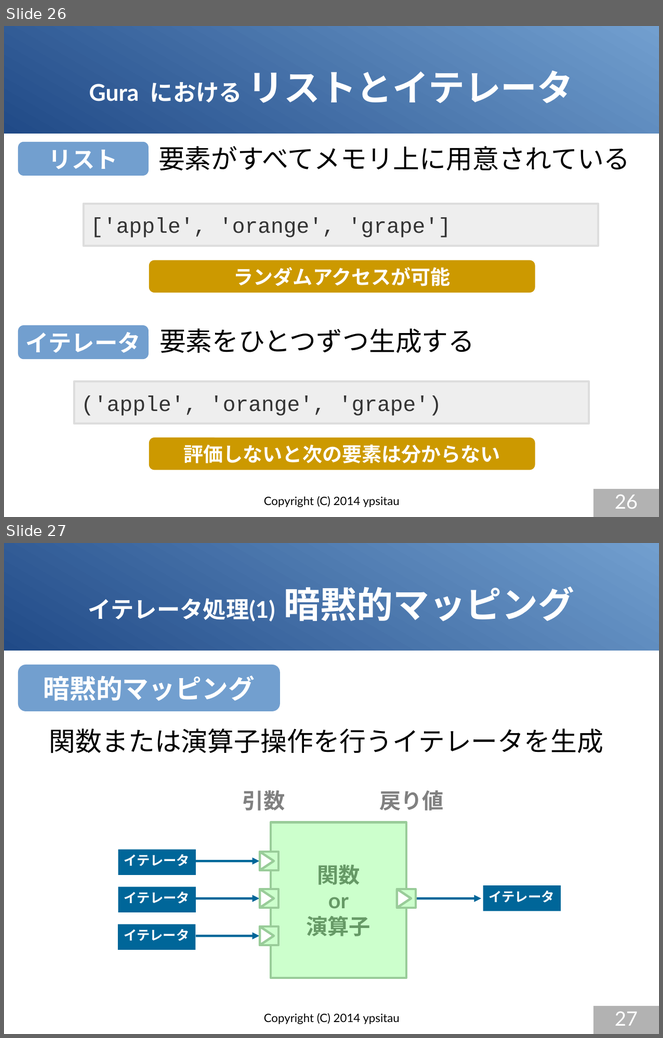
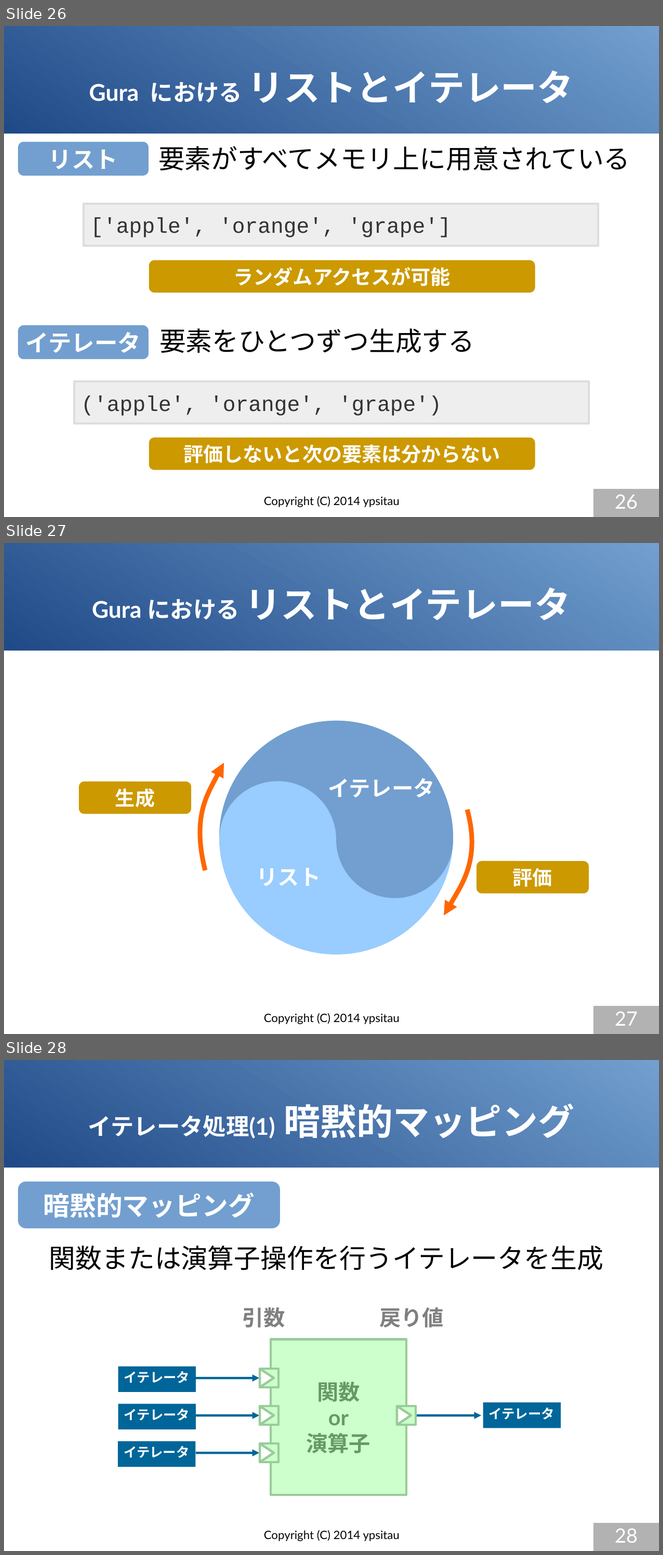
Before and after one commit to gura-lang/gura-doc, a slide deck: presentation/gura-introduction.odp. Shown one above the other, each under a label of ours: slides 26 and 27 before the commit, slides 26, 27 and 28 after it. The pictures are 663x1038 and 663x1555 pixels, drawn with LibreOffice and Linux fonts; fonts in the diff are those of the drawing. Boxes give left, top, right and bottom in pixels: in the first picture for what was removed or moved away, otherwise in the second. Text is boxed around its words. In the diff, an @@ line names an element or a change of style, - is before the commit and + after.

Commit message:
updated presentation

```diff
--- a/presentation/gura-introduction.odp
+++ b/presentation/gura-introduction.odp
@@ slide 27 added at [4, 543, 659, 1034], background #FFFFFF; not listed: 1 template element that a slide beside it also shows @@
@@ title added at [92, 587, 571, 620], 44 pt, text #FFFFFF, bold @@
+Gura における リストとイテレータ
@@ freeform shape added at [202, 763, 224, 871], outline #FF6600 5.67 pt @@
@@ rounded rectangle added at [79, 782, 191, 815], fill #CC9900, 24 pt, text #FFFFFF, bold @@
+生成
@@ group added at [219, 721, 453, 955]: 3 ellipses, 1 freeform shape @@
@@ text added at [328, 779, 435, 798], 26 pt, text #FFFFFF, bold @@
+イテレータ
@@ freeform shape added at [444, 810, 471, 916], outline #FF6600 5.67 pt @@
@@ text added at [257, 868, 321, 886], 26 pt, text #FFFFFF, bold @@
+リスト
@@ rounded rectangle added at [477, 861, 589, 894], fill #CC9900, 24 pt, text #FFFFFF, bold @@
+評価
@@ page number added at [594, 1007, 659, 1034], fill #B2B2B2, 24 pt, text #FFFFFF @@
+27
@@ text added at [264, 1014, 400, 1025], 14 pt, text #000000 @@
+Copyright (C) 2014 ypsitau
@@ what was slide 27 is now slide 28 @@
@@ page number at [615, 1529, 638, 1543]: text changed @@
-27
+28
```
Also in this commit, not shown: 1 slide changed, 1 other file.
